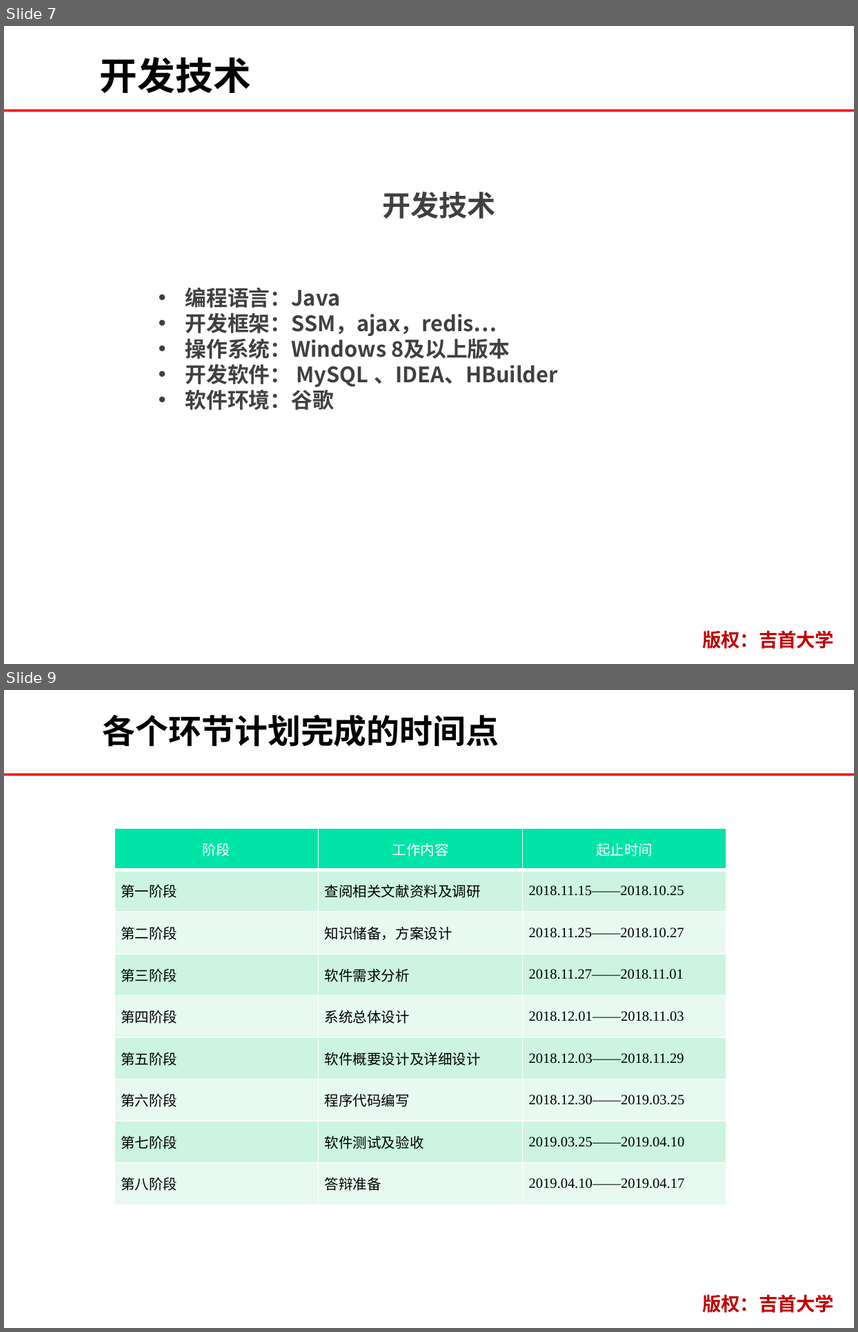
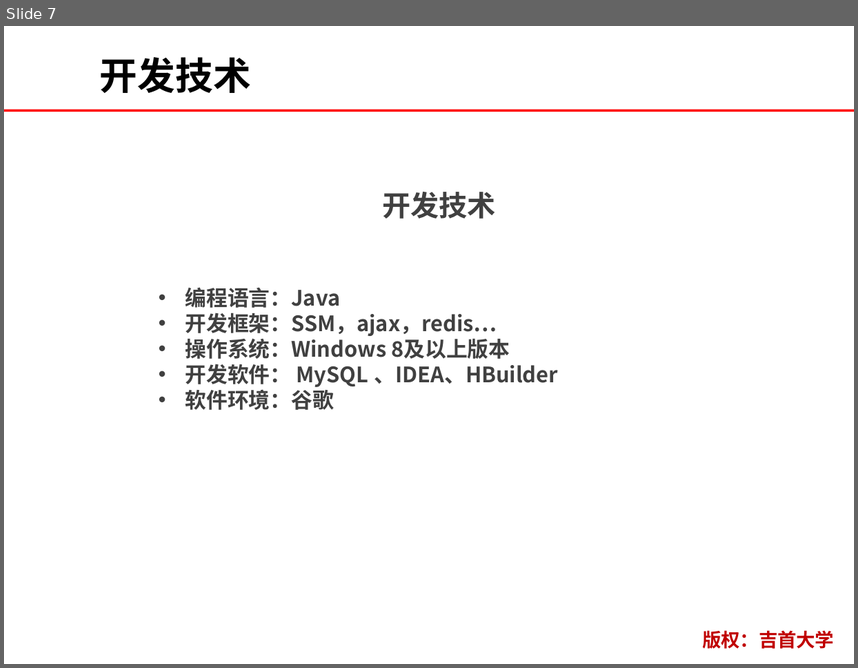
Before and after one commit to lkkkGitHub/yanshenProject, a slide deck: 文档/正式文档/岩生网（在线答题系统）.pptx. Shown one above the other, each under a label of ours: slides 7 and 9 before the commit, slide 7 after it; the slides between them are not shown. The pictures are 858x1332 and 858x668 pixels, drawn with LibreOffice and Linux fonts; fonts in the diff are those of the drawing; background and template pictures are left out. Boxes give left, top, right and bottom in pixels: in the first picture for what was removed or moved away, otherwise in the second. Text is boxed around its words. In the diff, an @@ line names an element or a change of style, - is before the commit and + after.

```diff
--- a/文档/正式文档/岩生网（在线答题系统）.pptx
+++ b/文档/正式文档/岩生网（在线答题系统）.pptx
@@ slide 9 removed at bbox=[4, 690, 854, 1328], background #FFFFFF; not listed: 2 template elements that a slide beside it also shows @@
@@ text removed at bbox=[103, 715, 499, 747] @@
-各个环节计划完成的时间点
@@ table removed at bbox=[114, 828, 726, 1204], 9 rows, 3 columns @@
-阶段 | 工作内容 | 起止时间
-第一阶段 | 查阅相关文献资料及调研 | 2018.11.15——2018.10.25
-第二阶段 | 知识储备，方案设计 | 2018.11.25——2018.10.27
-第三阶段 | 软件需求分析 | 2018.11.27——2018.11.01
-第四阶段 | 系统总体设计 | 2018.12.01——2018.11.03
-第五阶段 | 软件概要设计及详细设计 | 2018.12.03——2018.11.29
-第六阶段 | 程序代码编写 | 2018.12.30——2019.03.25
-第七阶段 | 软件测试及验收 | 2019.03.25——2019.04.10
-第八阶段 | 答辩准备 | 2019.04.10——2019.04.17
```
Also in this commit, not shown: 5 slides changed.
